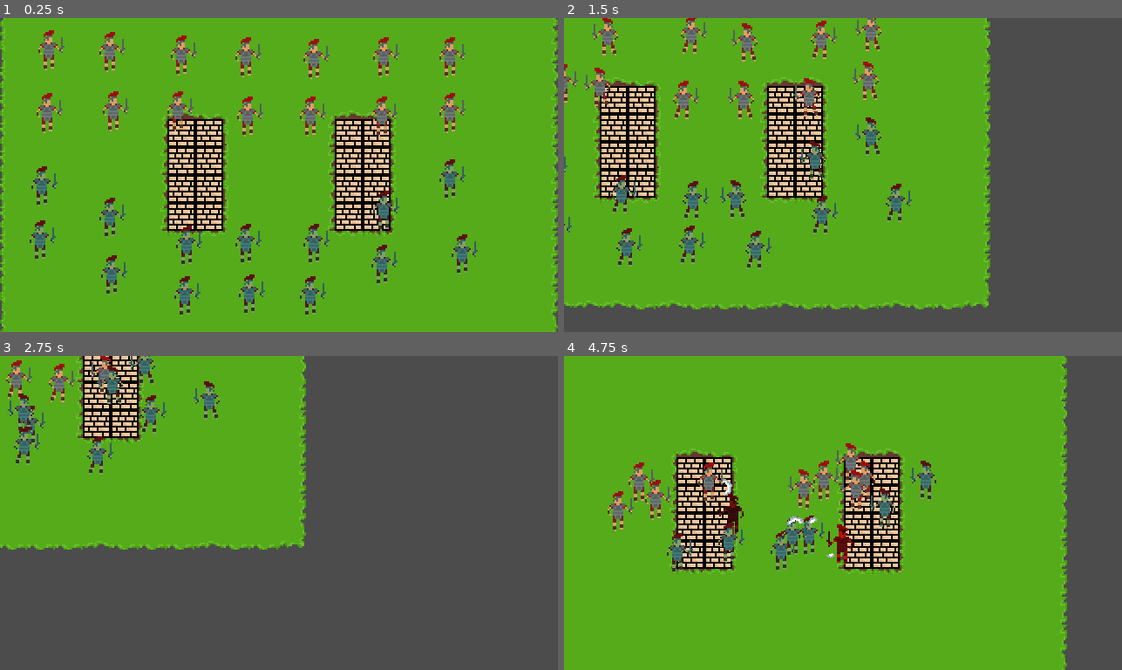
Above: before the commit, frames 1-4 (two rows, left to right).
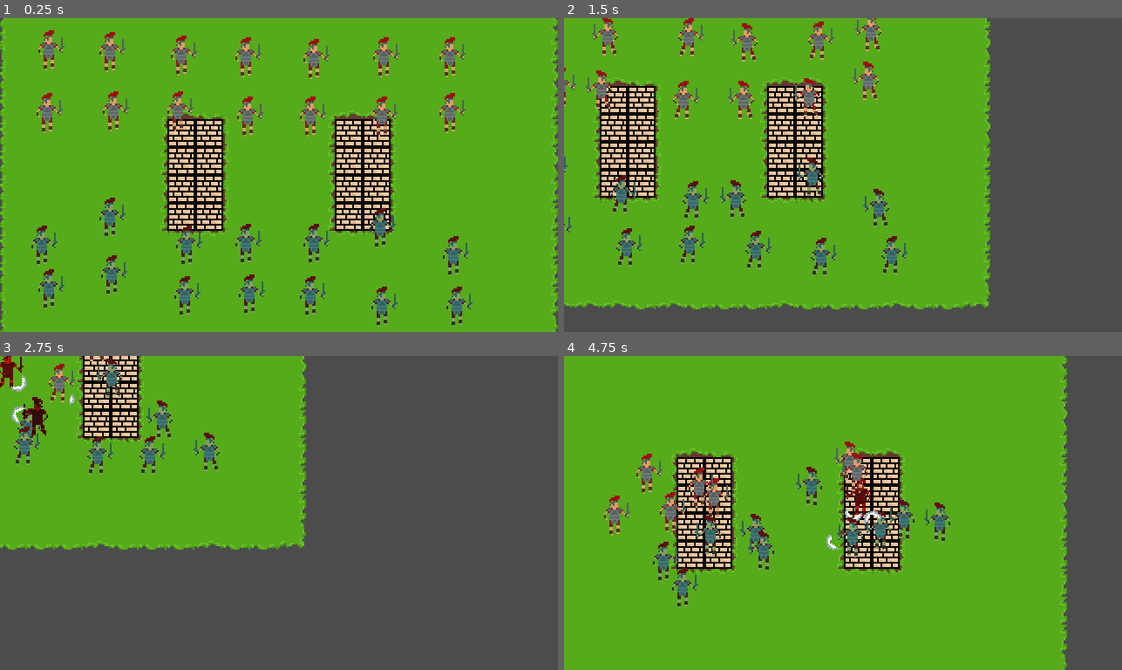
Above: after the commit, the same moments.

Repository: jr-decker/roman-day-project
Game: Godot game, scene res://World.tscn
The game is run twice, just before and just after one commit, with the same random seed, the same clock (stepped at 60 frames per second) and the same inputs.
Inputs:
- Up to frame 1 (0.25 s): no input
- Up to frame 2 (1.5 s): tap Enter at 0.5 s; hold Right (ui_right) 0.53-1.28 s; hold Down (ui_down) from 1.28 s (still down)
- Up to frame 3 (2.75 s): release Down (ui_down) at 2.03 s; hold Right (ui_right) from 2.03 s (still down)
- Up to frame 4 (4.75 s): release Right (ui_right) at 2.78 s; hold Up (ui_up) 2.78-3.53 s; hold Left (ui_left) from 3.53 s (still down)

The runs differ from the first frame. In frame 1, 2.5% of the frame differs, in the area x 5-86%, y 45-99%; in frame 2, 2.6%; in frame 3, 2.6%; in frame 4, 7.2%, in the area x 7-70%, y 27-81%.

Commit message:
Cleaned up combat even more

Diff:
--- a/NPCs/Soldier.gd
+++ b/NPCs/Soldier.gd
@@ -26,7 +26,7 @@
 
 	round_start.connect("new_target", self, "new_target")
 	round_start.connect("next_target", self, "next_target")
-	round_start.connect("game_over", self, "game_over")
+	round_start.connect("game_over", self, "game_is_over")
 
 func _physics_process(delta):
 	if game_over:
@@ -63,7 +63,7 @@
 
 	next_target = target
 
-func game_over():
+func game_is_over():
 	game_over = true
 
 func move(target: Vector2, delta):
@@ -72,6 +72,8 @@
 	target_vector = target_vector.rotated(PI / 16)
 
 	move_and_slide(target_vector)
+
+	$Hurtbox.look_at(target_vector)
 
 	if target_vector == Vector2.ZERO:
 		$WalkAnimation.stop()
@@ -97,7 +99,7 @@
 	is_attacking = true
 
 	$SwordSwipe.look_at(attack_target)
-	$Hurtbox.look_at(attack_target)
+	#$Hurtbox.look_at(attack_target)
 
 	# The animation relative to the soldier is by default (-PI / 2) off, just because the animation faces down not right.
 	# So this corrects that.
--- a/World.tscn
+++ b/World.tscn
@@ -148,11 +148,11 @@
 position = Vector2( 98, -34 )
 
 [node name="EnemySoldier" parent="." instance=ExtResource( 3 )]
-position = Vector2( -136, 8 )
+position = Vector2( -136, 42 )
 enemy_soldier = true
 
 [node name="EnemySoldier2" parent="." instance=ExtResource( 3 )]
-position = Vector2( -137, 39 )
+position = Vector2( -132, 67 )
 enemy_soldier = true
 
 [node name="EnemySoldier3" parent="." instance=ExtResource( 3 )]
@@ -172,11 +172,11 @@
 enemy_soldier = true
 
 [node name="EnemySoldier7" parent="." instance=ExtResource( 3 )]
-position = Vector2( 60, 22 )
+position = Vector2( 58, 32 )
 enemy_soldier = true
 
 [node name="EnemySoldier8" parent="." instance=ExtResource( 3 )]
-position = Vector2( 98, 4 )
+position = Vector2( 100, 48 )
 enemy_soldier = true
 
 [node name="EnemySoldier9" parent="." instance=ExtResource( 3 )]
@@ -196,9 +196,9 @@
 enemy_soldier = true
 
 [node name="EnemySoldier13" parent="." instance=ExtResource( 3 )]
-position = Vector2( 59, 53 )
+position = Vector2( 59, 77 )
 enemy_soldier = true
 
 [node name="EnemySoldier14" parent="." instance=ExtResource( 3 )]
-position = Vector2( 105, 47 )
-enemy_soldier = true
+position = Vector2( 102, 77 )
+enemy_soldier = true
